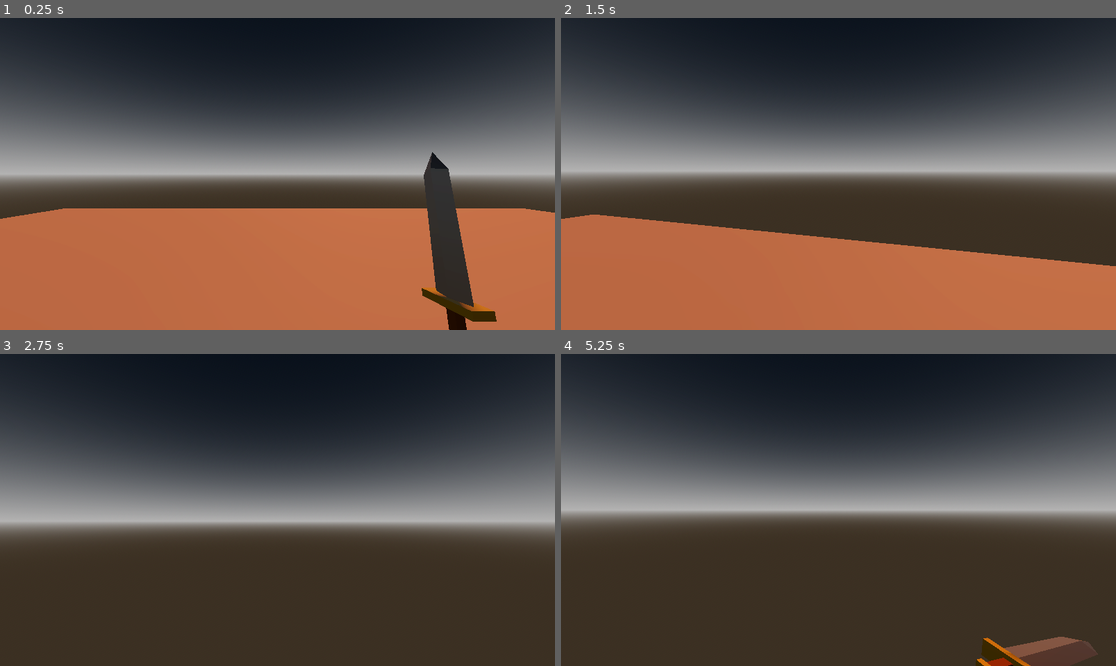
Above: before the commit, frames 1-4 (two rows, left to right).
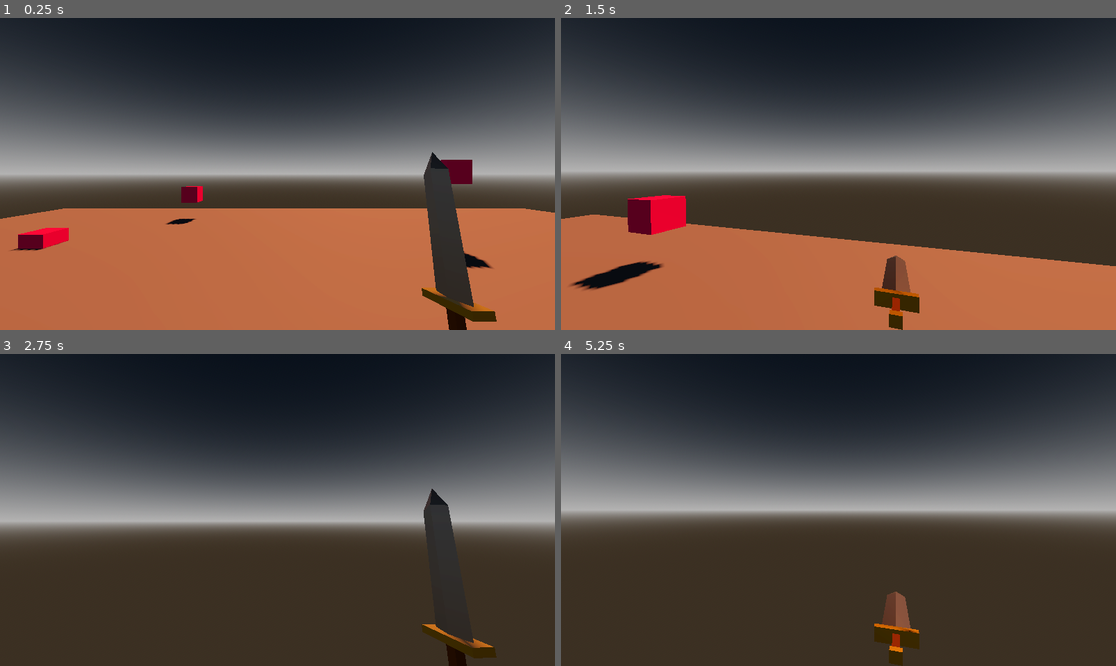
Above: after the commit, the same moments.

Repository: slo0ey/Godot-Examples
Game: Godot game, scene res://world.tscn
The game is run twice, just before and just after one commit, with the same random seed, the same clock (stepped at 60 frames per second) and the same inputs.
Inputs (mouse positions are in pixels of both pictures, inside the frame that each line leads up to):
- Up to frame 1 (0.25 s): no input
- Up to frame 2 (1.5 s): tap Enter (ui_accept) at 0.5, 0.77 s; move the mouse to (866, 174) at 0.52 s; hold W (forward) from 0.53 s (still down); click (866, 174) at 0.6 s; move the mouse to (810, 174) at 1.27 s; click (810, 174) at 1.35 s
- Up to frame 3 (2.75 s): keep holding W (forward); tap Enter (ui_accept) at 1.52 s; move the mouse to (288, 503) at 2.02 s; click (288, 503) at 2.1 s
- Up to frame 4 (5.25 s): keep holding W (forward); move the mouse to (832, 516) at 2.77 s; click (832, 516) at 2.85 s; tap Enter (ui_accept) at 3.02, 3.77, 4.52 s; move the mouse to (877, 513) at 3.52 s; click (877, 513) at 3.6 s; move the mouse to (794, 506) at 4.27 s; click (794, 506) at 4.35 s; move the mouse to (844, 510) at 5.02 s; click (844, 510) at 5.1 s

The runs differ from the first frame. In frame 1, 1.3% of the frame differs, in the area x 1-89%, y 45-81%; in frame 2, 2.9%, in the area x 1-65%, y 56-100%; in frame 3, 1.4%; in frame 4, 2.2%.

Commit message:
Melee-Attack 작업중...

Diff:
--- a/3D/Melee-Attack/player.gd
+++ b/3D/Melee-Attack/player.gd
@@ -9,6 +9,7 @@
 
 @onready var camera = $Camera3D
 @onready var anim = $AnimationPlayer
+@onready var hitbox = $Camera3D/Area3D
 
 func _ready():
 	Input.set_mouse_mode(Input.MOUSE_MODE_CAPTURED)
@@ -53,3 +54,6 @@
 func _on_animation_player_animation_finished(anim_name):
 	if anim_name == "attack":
 		anim.play("idle")
+		for body in hitbox.get_overlapping_bodies():
+			body = body as Node3D
+			print("Hit! " + body.name)
--- a/3D/Melee-Attack/player.tscn
+++ b/3D/Melee-Attack/player.tscn
@@ -1,38 +1,12 @@
-[gd_scene load_steps=8 format=3 uid="uid://c4rvx4iff1gxu"]
+[gd_scene load_steps=9 format=3 uid="uid://c4rvx4iff1gxu"]
 
 [ext_resource type="Script" path="res://player.gd" id="1_mnbs5"]
 [ext_resource type="PackedScene" uid="uid://dyvcjuxk5s6el" path="res://sword.glb" id="2_snm28"]
 
 [sub_resource type="CapsuleShape3D" id="CapsuleShape3D_oagu0"]
 
-[sub_resource type="Animation" id="Animation_i1rr1"]
-resource_name = "idle"
-length = 3.0
-loop_mode = 1
-tracks/0/type = "value"
-tracks/0/imported = false
-tracks/0/enabled = true
-tracks/0/path = NodePath("Camera3D/sword_pivot/sword:position")
-tracks/0/interp = 1
-tracks/0/loop_wrap = true
-tracks/0/keys = {
-"times": PackedFloat32Array(0, 1.5),
-"transitions": PackedFloat32Array(-2, -2),
-"update": 0,
-"values": [Vector3(0.713304, -0.692916, -0.790155), Vector3(0.713304, -0.67089, -0.790155)]
-}
-tracks/1/type = "value"
-tracks/1/imported = false
-tracks/1/enabled = true
-tracks/1/path = NodePath("Camera3D/sword_pivot/sword:rotation")
-tracks/1/interp = 1
-tracks/1/loop_wrap = true
-tracks/1/keys = {
-"times": PackedFloat32Array(0, 1.5),
-"transitions": PackedFloat32Array(-2, -2),
-"update": 0,
-"values": [Vector3(0.0242714, 1.62325, -0.201739), Vector3(0.0215393, 1.62443, -0.150276)]
-}
+[sub_resource type="BoxShape3D" id="BoxShape3D_t5h3b"]
+size = Vector3(2, 0.5, 1)
 
 [sub_resource type="Animation" id="Animation_5nr7x"]
 length = 0.001
@@ -72,9 +46,22 @@
 "update": 0,
 "values": [Vector3(0, 0, 0)]
 }
+tracks/3/type = "value"
+tracks/3/imported = false
+tracks/3/enabled = true
+tracks/3/path = NodePath("Camera3D/sword_pivot:position")
+tracks/3/interp = 1
+tracks/3/loop_wrap = true
+tracks/3/keys = {
+"times": PackedFloat32Array(0),
+"transitions": PackedFloat32Array(1),
+"update": 0,
+"values": [Vector3(0, 0, 0)]
+}
 
 [sub_resource type="Animation" id="Animation_enhcg"]
 resource_name = "attack"
+length = 0.5
 tracks/0/type = "value"
 tracks/0/imported = false
 tracks/0/enabled = true
@@ -82,10 +69,10 @@
 tracks/0/interp = 1
 tracks/0/loop_wrap = true
 tracks/0/keys = {
-"times": PackedFloat32Array(0, 0.7),
-"transitions": PackedFloat32Array(-2, 1),
+"times": PackedFloat32Array(0, 0.5),
+"transitions": PackedFloat32Array(0.5, 0.5),
 "update": 0,
-"values": [Vector3(0, 0, 0), Vector3(0, 2.12691, 0)]
+"values": [Vector3(0, -0.785398, 0), Vector3(0, 2.35619, 0)]
 }
 tracks/1/type = "value"
 tracks/1/imported = false
@@ -95,9 +82,9 @@
 tracks/1/loop_wrap = true
 tracks/1/keys = {
 "times": PackedFloat32Array(0),
-"transitions": PackedFloat32Array(1),
+"transitions": PackedFloat32Array(0.5),
 "update": 0,
-"values": [Vector3(0.713304, -0.692916, -0.790155)]
+"values": [Vector3(0.7, -0.693, -0.7)]
 }
 tracks/2/type = "value"
 tracks/2/imported = false
@@ -107,9 +94,62 @@
 tracks/2/loop_wrap = true
 tracks/2/keys = {
 "times": PackedFloat32Array(0),
-"transitions": PackedFloat32Array(1),
+"transitions": PackedFloat32Array(0.5),
 "update": 0,
-"values": [Vector3(1.49298, -2.31073, 2.20015)]
+"values": [Vector3(1.5708, 2.35619, 0)]
+}
+
+[sub_resource type="Animation" id="Animation_i1rr1"]
+resource_name = "idle"
+length = 3.0
+loop_mode = 1
+tracks/0/type = "value"
+tracks/0/imported = false
+tracks/0/enabled = true
+tracks/0/path = NodePath("Camera3D/sword_pivot/sword:position")
+tracks/0/interp = 1
+tracks/0/loop_wrap = true
+tracks/0/keys = {
+"times": PackedFloat32Array(0, 1.5),
+"transitions": PackedFloat32Array(-2, -2),
+"update": 0,
+"values": [Vector3(0.713304, -0.692916, -0.790155), Vector3(0.713304, -0.67089, -0.790155)]
+}
+tracks/1/type = "value"
+tracks/1/imported = false
+tracks/1/enabled = true
+tracks/1/path = NodePath("Camera3D/sword_pivot/sword:rotation")
+tracks/1/interp = 1
+tracks/1/loop_wrap = true
+tracks/1/keys = {
+"times": PackedFloat32Array(0, 1.5),
+"transitions": PackedFloat32Array(-2, -2),
+"update": 0,
+"values": [Vector3(0.0242714, 1.62325, -0.201739), Vector3(0.0215393, 1.62443, -0.150276)]
+}
+tracks/2/type = "value"
+tracks/2/imported = false
+tracks/2/enabled = true
+tracks/2/path = NodePath("Camera3D/sword_pivot:position")
+tracks/2/interp = 1
+tracks/2/loop_wrap = true
+tracks/2/keys = {
+"times": PackedFloat32Array(0),
+"transitions": PackedFloat32Array(-2),
+"update": 0,
+"values": [Vector3(0, 0, 0)]
+}
+tracks/3/type = "value"
+tracks/3/imported = false
+tracks/3/enabled = true
+tracks/3/path = NodePath("Camera3D/sword_pivot:rotation")
+tracks/3/interp = 1
+tracks/3/loop_wrap = true
+tracks/3/keys = {
+"times": PackedFloat32Array(0),
+"transitions": PackedFloat32Array(-2),
+"update": 0,
+"values": [Vector3(0, 0, 0)]
 }
 
 [sub_resource type="AnimationLibrary" id="AnimationLibrary_u0ebm"]
@@ -132,7 +172,13 @@
 [node name="sword_pivot" type="Node3D" parent="Camera3D"]
 
 [node name="sword" parent="Camera3D/sword_pivot" instance=ExtResource("2_snm28")]
-transform = Transform3D(-0.0674642, 0.015887, 1.198, -0.240377, 1.17532, -0.0291228, -1.17374, -0.241613, -0.0628942, 0.713304, -0.692916, -0.790155)
+transform = Transform3D(-0.0674669, 0.0158864, 1.198, -0.240377, 1.17532, -0.0291229, -1.17374, -0.241614, -0.0628971, 0.713304, -0.692916, -0.790155)
+
+[node name="Area3D" type="Area3D" parent="Camera3D"]
+
+[node name="CollisionShape3D" type="CollisionShape3D" parent="Camera3D/Area3D"]
+transform = Transform3D(1, 0, 0, 0, 1, 0, 0, 0, 1, 0, -0.686824, -1.43594)
+shape = SubResource("BoxShape3D_t5h3b")
 
 [node name="AnimationPlayer" type="AnimationPlayer" parent="."]
 autoplay = "idle"
--- a/3D/Melee-Attack/world.tscn
+++ b/3D/Melee-Attack/world.tscn
@@ -22,6 +22,25 @@
 [sub_resource type="ConcavePolygonShape3D" id="ConcavePolygonShape3D_7hs3k"]
 data = PackedVector3Array(10, 0, 10, -10, 0, 10, 10, 0, -10, -10, 0, 10, -10, 0, -10, 10, 0, -10)
 
+[sub_resource type="StandardMaterial3D" id="StandardMaterial3D_5r6vr"]
+albedo_color = Color(0.968627, 0, 0.478431, 1)
+
+[sub_resource type="BoxMesh" id="BoxMesh_gs730"]
+material = SubResource("StandardMaterial3D_5r6vr")
+size = Vector3(0.5, 0.5, 0.5)
+
+[sub_resource type="ConcavePolygonShape3D" id="ConcavePolygonShape3D_q24hi"]
+data = PackedVector3Array(-0.25, 0.25, 0.25, 0.25, 0.25, 0.25, -0.25, -0.25, 0.25, 0.25, 0.25, 0.25, 0.25, -0.25, 0.25, -0.25, -0.25, 0.25, 0.25, 0.25, -0.25, -0.25, 0.25, -0.25, 0.25, -0.25, -0.25, -0.25, 0.25, -0.25, -0.25, -0.25, -0.25, 0.25, -0.25, -0.25, 0.25, 0.25, 0.25, 0.25, 0.25, -0.25, 0.25, -0.25, 0.25, 0.25, 0.25, -0.25, 0.25, -0.25, -0.25, 0.25, -0.25, 0.25, -0.25, 0.25, -0.25, -0.25, 0.25, 0.25, -0.25, -0.25, -0.25, -0.25, 0.25, 0.25, -0.25, -0.25, 0.25, -0.25, -0.25, -0.25, 0.25, 0.25, 0.25, -0.25, 0.25, 0.25, 0.25, 0.25, -0.25, -0.25, 0.25, 0.25, -0.25, 0.25, -0.25, 0.25, 0.25, -0.25, -0.25, -0.25, 0.25, 0.25, -0.25, 0.25, -0.25, -0.25, -0.25, 0.25, -0.25, 0.25, 0.25, -0.25, -0.25, -0.25, -0.25, -0.25)
+
+[sub_resource type="ConcavePolygonShape3D" id="ConcavePolygonShape3D_cqalp"]
+data = PackedVector3Array(-0.25, 0.25, 0.25, 0.25, 0.25, 0.25, -0.25, -0.25, 0.25, 0.25, 0.25, 0.25, 0.25, -0.25, 0.25, -0.25, -0.25, 0.25, 0.25, 0.25, -0.25, -0.25, 0.25, -0.25, 0.25, -0.25, -0.25, -0.25, 0.25, -0.25, -0.25, -0.25, -0.25, 0.25, -0.25, -0.25, 0.25, 0.25, 0.25, 0.25, 0.25, -0.25, 0.25, -0.25, 0.25, 0.25, 0.25, -0.25, 0.25, -0.25, -0.25, 0.25, -0.25, 0.25, -0.25, 0.25, -0.25, -0.25, 0.25, 0.25, -0.25, -0.25, -0.25, -0.25, 0.25, 0.25, -0.25, -0.25, 0.25, -0.25, -0.25, -0.25, 0.25, 0.25, 0.25, -0.25, 0.25, 0.25, 0.25, 0.25, -0.25, -0.25, 0.25, 0.25, -0.25, 0.25, -0.25, 0.25, 0.25, -0.25, -0.25, -0.25, 0.25, 0.25, -0.25, 0.25, -0.25, -0.25, -0.25, 0.25, -0.25, 0.25, 0.25, -0.25, -0.25, -0.25, -0.25, -0.25)
+
+[sub_resource type="ConcavePolygonShape3D" id="ConcavePolygonShape3D_ka320"]
+data = PackedVector3Array(-0.25, 0.25, 0.25, 0.25, 0.25, 0.25, -0.25, -0.25, 0.25, 0.25, 0.25, 0.25, 0.25, -0.25, 0.25, -0.25, -0.25, 0.25, 0.25, 0.25, -0.25, -0.25, 0.25, -0.25, 0.25, -0.25, -0.25, -0.25, 0.25, -0.25, -0.25, -0.25, -0.25, 0.25, -0.25, -0.25, 0.25, 0.25, 0.25, 0.25, 0.25, -0.25, 0.25, -0.25, 0.25, 0.25, 0.25, -0.25, 0.25, -0.25, -0.25, 0.25, -0.25, 0.25, -0.25, 0.25, -0.25, -0.25, 0.25, 0.25, -0.25, -0.25, -0.25, -0.25, 0.25, 0.25, -0.25, -0.25, 0.25, -0.25, -0.25, -0.25, 0.25, 0.25, 0.25, -0.25, 0.25, 0.25, 0.25, 0.25, -0.25, -0.25, 0.25, 0.25, -0.25, 0.25, -0.25, 0.25, 0.25, -0.25, -0.25, -0.25, 0.25, 0.25, -0.25, 0.25, -0.25, -0.25, -0.25, 0.25, -0.25, 0.25, 0.25, -0.25, -0.25, -0.25, -0.25, -0.25)
+
+[sub_resource type="ConcavePolygonShape3D" id="ConcavePolygonShape3D_dbx5j"]
+data = PackedVector3Array(-0.25, 0.25, 0.25, 0.25, 0.25, 0.25, -0.25, -0.25, 0.25, 0.25, 0.25, 0.25, 0.25, -0.25, 0.25, -0.25, -0.25, 0.25, 0.25, 0.25, -0.25, -0.25, 0.25, -0.25, 0.25, -0.25, -0.25, -0.25, 0.25, -0.25, -0.25, -0.25, -0.25, 0.25, -0.25, -0.25, 0.25, 0.25, 0.25, 0.25, 0.25, -0.25, 0.25, -0.25, 0.25, 0.25, 0.25, -0.25, 0.25, -0.25, -0.25, 0.25, -0.25, 0.25, -0.25, 0.25, -0.25, -0.25, 0.25, 0.25, -0.25, -0.25, -0.25, -0.25, 0.25, 0.25, -0.25, -0.25, 0.25, -0.25, -0.25, -0.25, 0.25, 0.25, 0.25, -0.25, 0.25, 0.25, 0.25, 0.25, -0.25, -0.25, 0.25, 0.25, -0.25, 0.25, -0.25, 0.25, 0.25, -0.25, -0.25, -0.25, 0.25, 0.25, -0.25, 0.25, -0.25, -0.25, -0.25, 0.25, -0.25, 0.25, 0.25, -0.25, -0.25, -0.25, -0.25, -0.25)
+
 [node name="World" type="Node3D"]
 
 [node name="WorldEnvironment" type="WorldEnvironment" parent="."]
@@ -42,3 +61,39 @@
 
 [node name="Player" parent="." instance=ExtResource("1_q42hf")]
 transform = Transform3D(1, 0, 0, 0, 1, 0, 0, 0, 1, -0.723745, 1.19209e-07, -1.18192)
+
+[node name="Ball1" type="MeshInstance3D" parent="."]
+transform = Transform3D(1, 0, 0, 0, 1, 0, 0, 0, 1, -3.56865, 0.827572, -7.97758)
+mesh = SubResource("BoxMesh_gs730")
+
+[node name="StaticBody3D" type="StaticBody3D" parent="Ball1"]
+
+[node name="1" type="CollisionShape3D" parent="Ball1/StaticBody3D"]
+shape = SubResource("ConcavePolygonShape3D_q24hi")
+
+[node name="Ball2" type="MeshInstance3D" parent="."]
+transform = Transform3D(1, 0, 0, 0, 1, 0, 0, 0, 1, 2.94625, 1.54067, -5.5173)
+mesh = SubResource("BoxMesh_gs730")
+
+[node name="StaticBody3D" type="StaticBody3D" parent="Ball2"]
+
+[node name="2" type="CollisionShape3D" parent="Ball2/StaticBody3D"]
+shape = SubResource("ConcavePolygonShape3D_cqalp")
+
+[node name="Ball3" type="MeshInstance3D" parent="."]
+transform = Transform3D(1, 0, 0, 0, 1, 0, 0, 0, 1, -5.68925, 0.0349386, -5.5173)
+mesh = SubResource("BoxMesh_gs730")
+
+[node name="StaticBody3D" type="StaticBody3D" parent="Ball3"]
+
+[node name="3" type="CollisionShape3D" parent="Ball3/StaticBody3D"]
+shape = SubResource("ConcavePolygonShape3D_ka320")
+
+[node name="Ball4" type="MeshInstance3D" parent="."]
+transform = Transform3D(1, 0, 0, 0, 1, 0, 0, 0, 1, 8.58674, 2.59412, -2.1683)
+mesh = SubResource("BoxMesh_gs730")
+
+[node name="StaticBody3D" type="StaticBody3D" parent="Ball4"]
+
+[node name="4" type="CollisionShape3D" parent="Ball4/StaticBody3D"]
+shape = SubResource("ConcavePolygonShape3D_dbx5j")
Not shown: 1 places in 3D/Melee-Attack/world.tscn that only renumber resources
